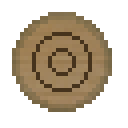
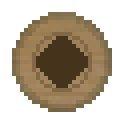
The second (128, 128) image is a revision of the first. Changes to its layers:
added layer "Layer 2" above "Layer 1" over [36, 36, 88, 88]
painted on "Layer 1" over [32, 32, 92, 92]
